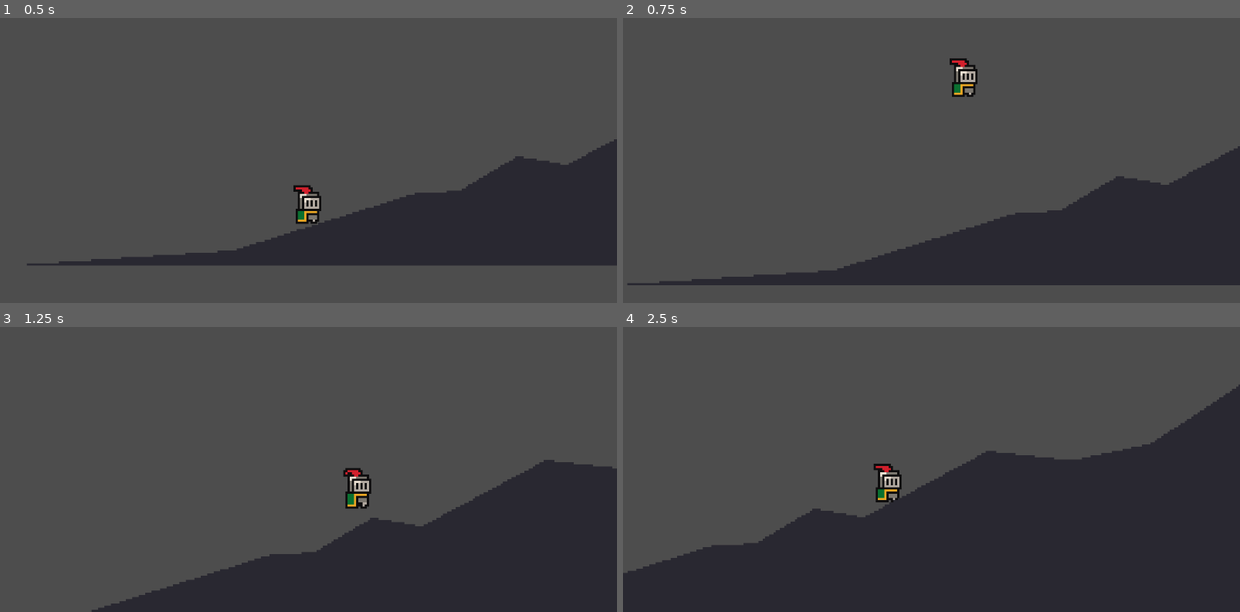
Above: before the commit, frames 1-4 (two rows, left to right).
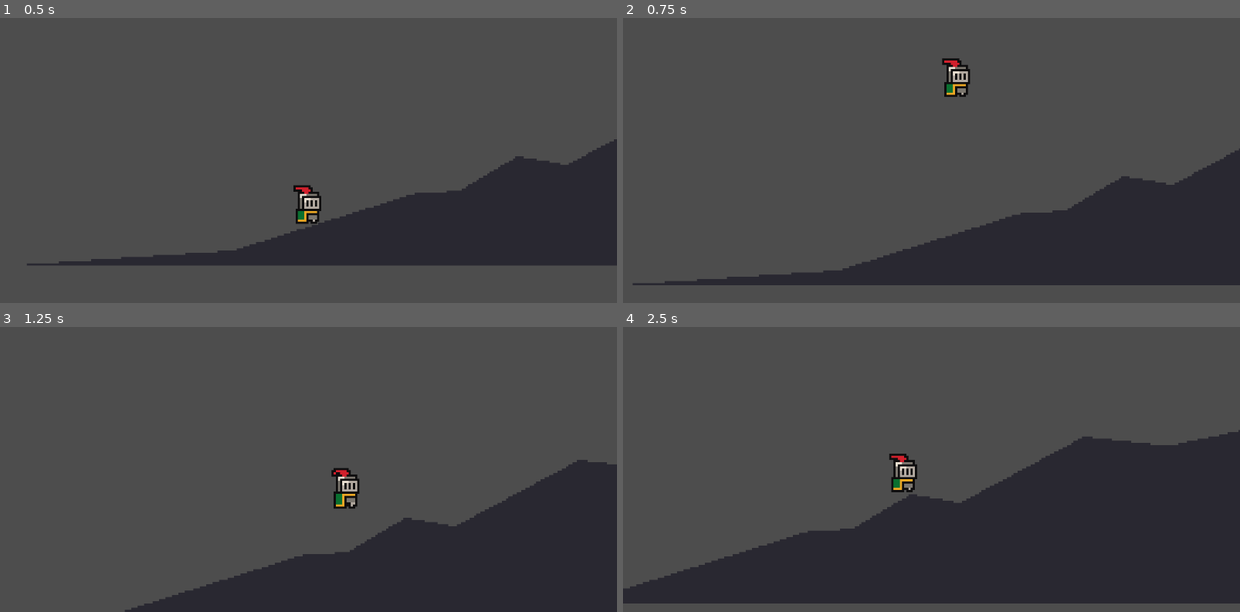
Above: after the commit, the same moments.

Repository: Peter-Pyshnyy/sisyphus
Game: Godot game, scene res://main.tscn
Two runs of this game, one before a commit and one after it. Both use one fixed random seed, a clock stepped at 60 frames per second and the inputs below.
Inputs:
- Up to frame 1 (0.5 s): no input
- Up to frame 2 (0.75 s): tap Enter (ui_accept) at 0.5 s; hold Right (ui_right) from 0.53 s (still down)
- Up to frame 3 (1.25 s): keep holding Right (ui_right); tap Enter (ui_accept) at 0.77 s
- Up to frame 4 (2.5 s): tap Enter (ui_accept) at 1.52 s; release Right (ui_right) at 2.03 s; hold Left (ui_left) from 2.03 s (still down)

Frame 1 is identical in both runs. In frame 2, 0.9% of the frame differs, in the area x 0-100%, y 14-94%; in frame 3, 3.7%; in frame 4, 9.4%, in the area x 0-100%, y 20-100%.

Commit message:
movement changed

Diff:
--- a/main.tscn
+++ b/main.tscn
@@ -24,5 +24,4 @@
 texture = ExtResource("2_0xm2m")
 
 [node name="CollisionPolygon2D" type="CollisionPolygon2D" parent="skala/StaticBody2D"]
-visible = false
-polygon = PackedVector2Array(-118, 96, -20, 89, 61, 63, 84, 62, 110, 45, 135, 50, 192, 19, 234, 22, 268, 15, 308, -12, 393, -5, 449, -12, 528, -76, 619, -124, 644, -145, 709, -169, 779, -181, 844, -205, 906, -273, 936, -293, 969, -307, 997, -324, 1049, -338, 1128, -349, 1173, -388, 1221, -449, 1261, -480, 1308, -512, 1324, -522, 1404, -545, 1502, -561, 1609, -609, 1673, -682, 1673, -682, 1740, -697, 1807, -725, 1809, -729, 1872, -799, 1935, -829, 1988, -839, 2076, -838, 2077, 95)
+polygon = PackedVector2Array(-118, 96, -20, 89, 61, 63, 84, 62, 110, 45, 135, 50, 192, 19, 234, 22, 268, 15, 308, -12, 393, -5, 448, -11, 528, -75, 619, -124, 644, -145, 709, -169, 779, -181, 841, -208, 907, -272, 936, -293, 969, -307, 997, -324, 1049, -338, 1124, -352, 1178, -390, 1219, -449, 1261, -480, 1308, -512, 1324, -522, 1404, -545, 1502, -561, 1591, -600, 1676, -681, 1740, -697, 1807, -725, 1809, -729, 1872, -799, 1935, -829, 1988, -839, 2076, -838, 2077, 95)
--- a/scripts/player.gd
+++ b/scripts/player.gd
@@ -1,25 +1,38 @@
 extends CharacterBody2D
 
-
-const SPEED = 130.0
+const BASE_SPEED = 100.0  # base speed on flat surface
 const JUMP_VELOCITY = -400.0
 
-
 func _physics_process(delta: float) -> void:
-	# Add the gravity.
+	# Add gravity
 	if not is_on_floor():
 		velocity += get_gravity() * delta
 
-	# Handle jump.
+	# Jump
 	if Input.is_action_just_pressed("ui_accept") and is_on_floor():
 		velocity.y = JUMP_VELOCITY
 
-	# Get the input direction and handle the movement/deceleration.
-	# As good practice, you should replace UI actions with custom gameplay actions.
+	# Get input (left/right)
 	var direction := Input.get_axis("ui_left", "ui_right")
+	var move_speed = BASE_SPEED
+
+	# Adjust speed smoothly depending on slope
+	if is_on_floor():
+		var collision = get_last_slide_collision()
+		if collision:
+			var normal = collision.get_normal()
+			# Slope angle in degrees (0 = flat, 90 = vertical)
+			var slope_angle = rad_to_deg(acos(normal.dot(Vector2.UP)))
+
+			# Smooth speed adjustment:
+			# flat road: slower, steep slope: slowest, moderate slope: normal
+			var slope_factor = clamp(1.0 - slope_angle / 90.0, 0.2, 0.8)
+			move_speed *= slope_factor
+
+	# Movement
 	if direction:
-		velocity.x = direction * SPEED
+		velocity.x = direction * move_speed
 	else:
-		velocity.x = move_toward(velocity.x, 0, SPEED)
+		velocity.x = move_toward(velocity.x, 0, BASE_SPEED)
 
 	move_and_slide()
